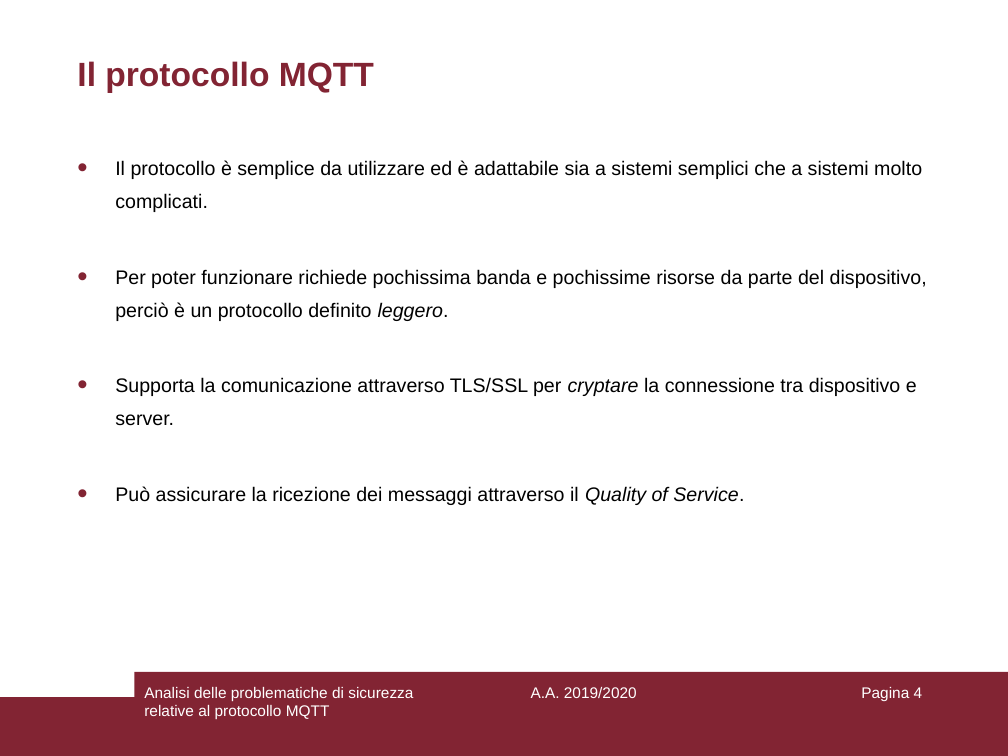
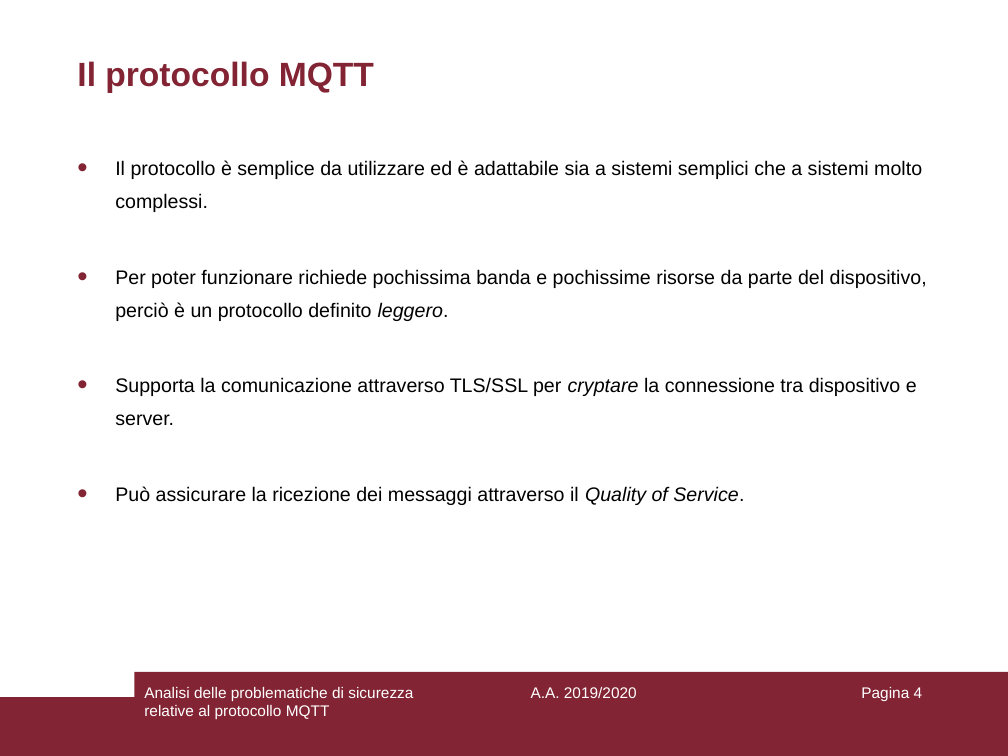
Before and after one commit to aedoardo/bachelor-degree-thesis, a slide deck: slide 4 of slides/Presentazione.ppt. Drawn at 1008x756 pixels with LibreOffice and Linux fonts; fonts in the diff are those of the drawing. Boxes give left, top, right and bottom in pixels: in the first picture for what was removed or moved away, otherwise in the second. Text is boxed around its words. In the diff, an @@ line names an element or a change of style, - is before the commit and + after.

```diff
--- a/slides/Presentazione.ppt
+++ b/slides/Presentazione.ppt
@@ text at (x1=115, y1=160, x2=922, y2=212): text changed @@
-• Il protocollo è semplice da utilizzare ed è adattabile sia a sistemi semplici che a sistemi molto complicati.
+• Il protocollo è semplice da utilizzare ed è adattabile sia a sistemi semplici che a sistemi molto complessi.
```
Also in this commit, not shown: 5 other slides changed, 1 slide added, 3 other files.
